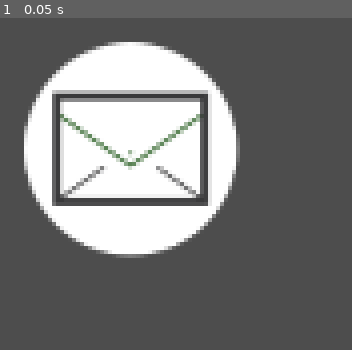
Above: before the commit, frame 1.
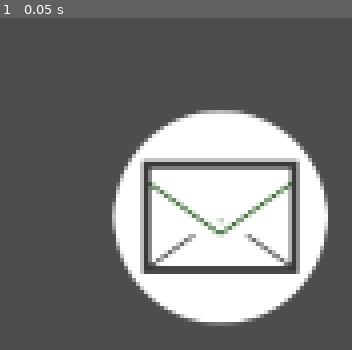
Above: after the commit, the same moment.

Repository: SuphatitKKU/Test-Godot
Game: Godot game, scene res://scene/Test_by_dove.tscn
The game is run twice, just before and just after one commit, with the same random seed, the same clock (stepped at 60 frames per second) and the same inputs. This scene is started directly instead of the project's main scene.
Inputs:
- Up to frame 1 (0.05 s): no input

The runs differ from the first frame. In frame 1, 41% of the frame differs, in the area x 6-94%, y 7-93%.

Commit message:
add script

Diff:
--- a/scene/Test_by_dove.tscn
+++ b/scene/Test_by_dove.tscn
@@ -1,9 +1,9 @@
-[gd_scene load_steps=2 format=3 uid="uid://uiuqvf8ju81q"]
+[gd_scene load_steps=2 format=3 uid="uid://c5uv4ly8vjbgf"]
 
 [ext_resource type="Texture2D" uid="uid://oenc0dgwaky7" path="res://assets/img/app_icon/case.svg" id="1_b4fx3"]
 
 [node name="TestByDove" type="Node2D"]
 
 [node name="Case" type="Sprite2D" parent="."]
-position = Vector2(338, 175)
+position = Vector2(392, 216)
 texture = ExtResource("1_b4fx3")
--- /dev/null
+++ b/scene/kuyhee.gd
@@ -0,0 +1 @@
+extends Node
Not shown, added: scene/kuyhee.gd.uid
